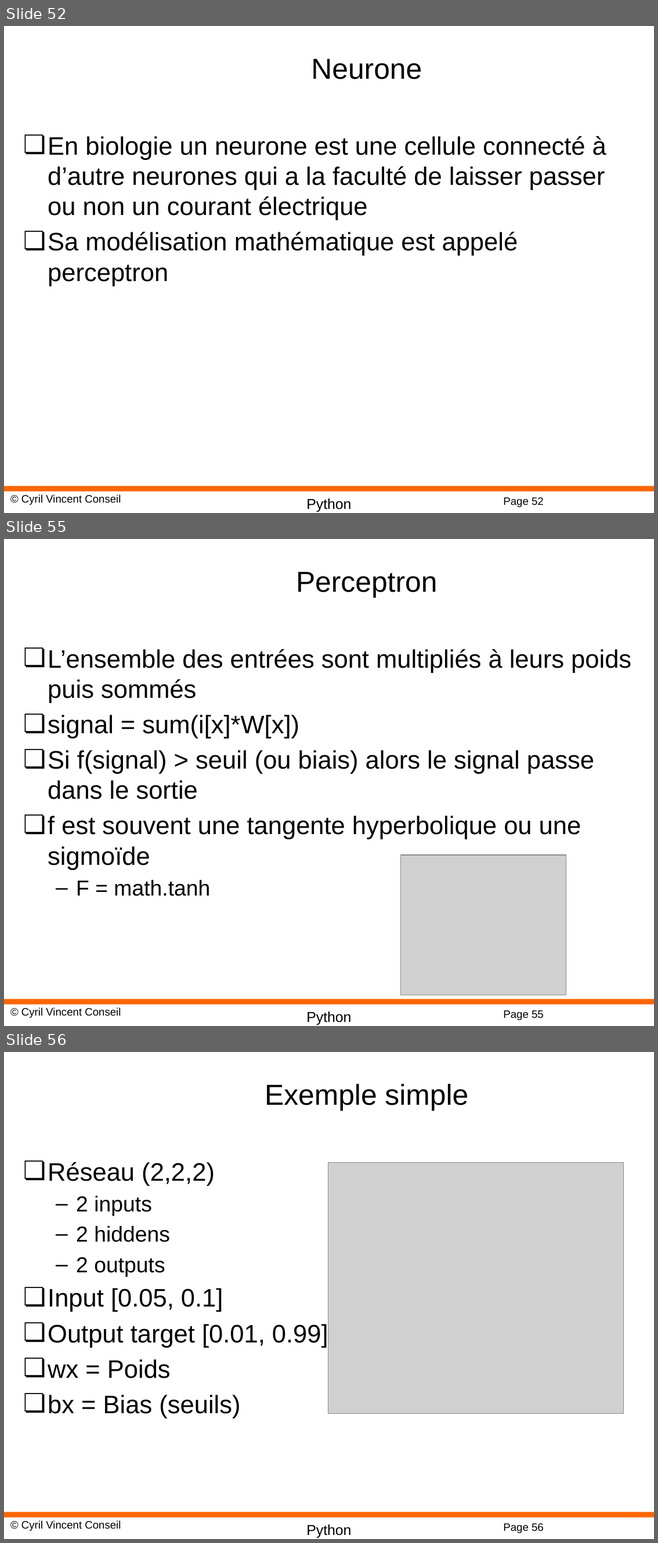
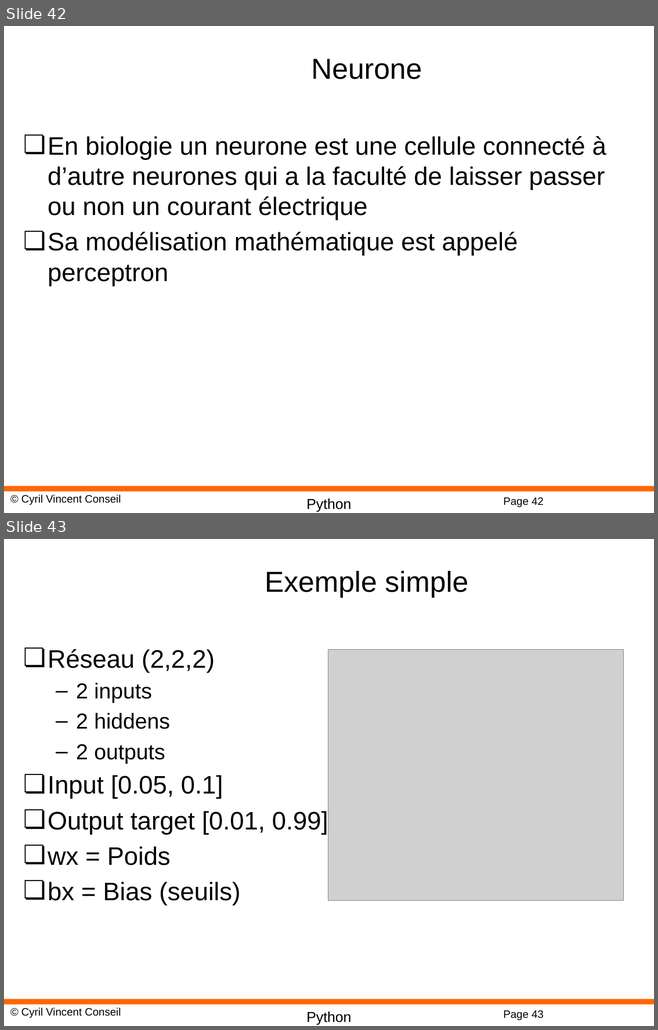
Before and after one commit to cyrilvincent/math, a slide deck: ppt/PythonMath12-ScikitLearn.pptx. Shown one above the other, each under a label of ours: slides 52, 55 and 56 before the commit, slides 42 and 43 after it; the slides between them are not shown. The pictures are 658x1543 and 658x1030 pixels, drawn with LibreOffice and Linux fonts; fonts in the diff are those of the drawing; grey boxes stand for pictures; background and template pictures are left out. Boxes give left, top, right and bottom in pixels: in the first picture for what was removed or moved away, otherwise in the second. Text is boxed around its words. In the diff, an @@ line names an element or a change of style, - is before the commit and + after.

```diff
--- a/ppt/PythonMath12-ScikitLearn.pptx
+++ b/ppt/PythonMath12-ScikitLearn.pptx
@@ slide 55 removed at <box>4,539,654,1026</box>, background #FFFFFF; not listed: 4 template elements that a slide beside it also shows @@
@@ title removed at <box>296,571,437,598</box> @@
-Perceptron
@@ text removed at <box>48,649,631,896</box> @@
-❏ L’ensemble des entrées sont multipliés à leurs poids puis sommés
-❏ signal = sum(i[x]*W[x])
-❏ Si f(signal) > seuil (ou biais) alors le signal passe dans le sortie
-❏ f est souvent une tangente hyperbolique ou une sigmoïde
-  – F = math.tanh
@@ picture removed at <box>400,855,566,995</box> @@
@@ what was slide 52 is now slide 42 @@
@@ page number at <box>503,498,543,507</box>: text changed @@
-Page 52
+Page 42
@@ what was slide 56 is now slide 43 @@
@@ page number at <box>503,1011,543,1020</box>: text changed @@
-Page 56
+Page 43
```
Also in this commit, not shown: 12 other slides removed, 5 other files.
